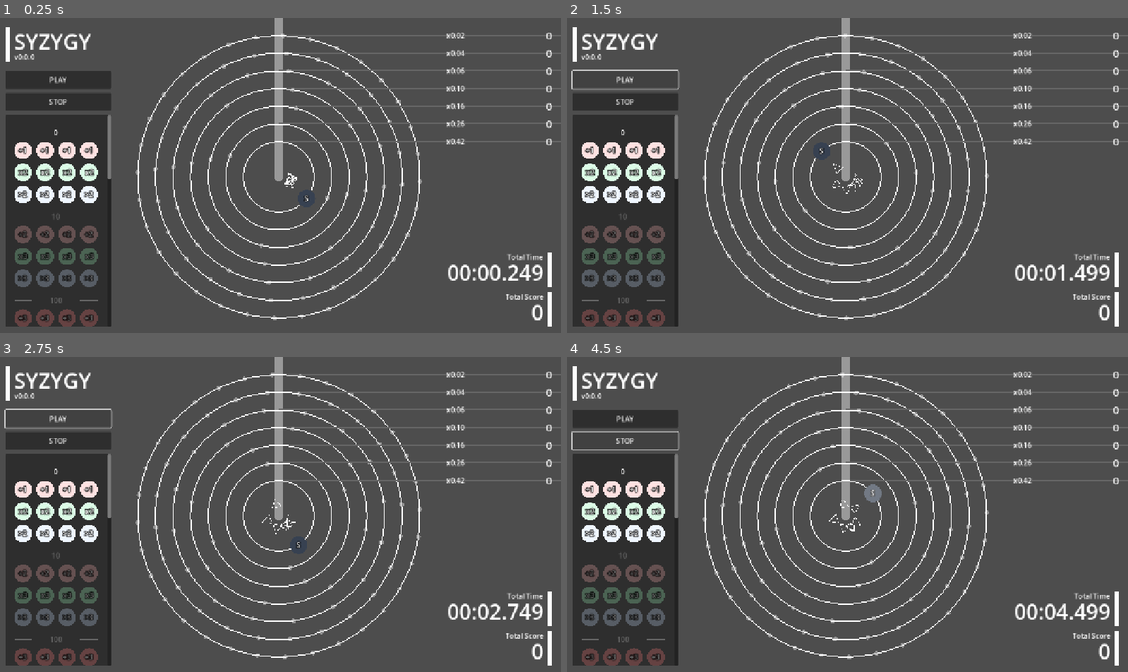
Above: before the commit, frames 1-4 (two rows, left to right).
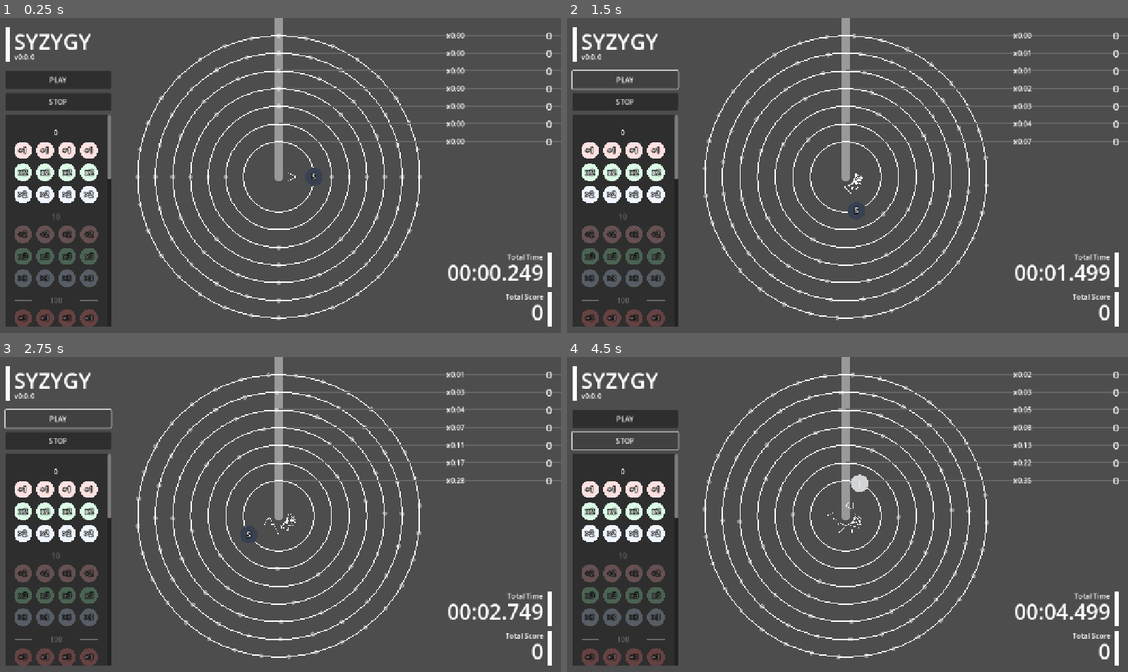
Above: after the commit, the same moments.

Repository: kamikoloss/syzygy
Game: Godot game, scene res://scenes/main.tscn
Two runs of this game, one before a commit and one after it. Both use one fixed random seed, a clock stepped at 60 frames per second and the inputs below.
Inputs:
- Up to frame 1 (0.25 s): no input
- Up to frame 2 (1.5 s): click "STOP" at 0.5 s; click "PLAY" at 1.25 s
- Up to frame 3 (2.75 s): click "PLAY" at 2 s
- Up to frame 4 (4.5 s): click "STOP" at 2.75 s; click "PLAY" at 3.5 s; click "STOP" at 4.25 s

The runs differ from the first frame. In frame 1, 1.2% of the frame differs, in the area x 24-83%, y 4-96%; in frame 2, 0.9%; in frame 3, 1.3%; in frame 4, 1.4%.

Commit message:
update Rail to start/stop rotate

Diff:
--- a/scenes/main.gd
+++ b/scenes/main.gd
@@ -3,8 +3,7 @@
 const PLAY_STOP_DURATION = 0.2
 const SCORE_CHANGE_DURATION = 1.0
 
-@export var objects_parent: Control
-
+@export var _rails_parent: Control
 @export var _chip_storages_parent: Control
 
 @export var _rail_scene: PackedScene
@@ -68,7 +67,7 @@
 func _process(delta: float) -> void:
     # Rail
     var rail_index := 0
-    for node in objects_parent.get_children():
+    for node in _rails_parent.get_children():
         if node is Rail:
             var label: Label = _label_line_speed_parent.get_child(rail_index)
             label.text = "x%1.2f" % [node.rotate_speed]
@@ -86,9 +85,16 @@
     elif chip.type in Data.CHIP_TYPES_ADD:
         var new_score = stack_scores[chip.rail_number] + chip.score
         _set_stack_score(chip.rail_number, new_score)
+    elif chip.type in Data.CHIP_TYPES_SPEED:
+        pass
+    elif chip.type in Data.CHIP_TYPES_SPEED_S:
+        pass
     elif chip.type in Data.CHIP_TYPES_TIME:
         var new_score = stack_scores[chip.rail_number] * chip.score
         _set_stack_score(chip.rail_number, new_score)
+    elif chip.type in Data.CHIP_TYPES_TIME_S:
+        stack_scores_sum *= chip.score
+        pass
 
 
 func _on_chip_fallen(chip: Chip) -> void:
@@ -104,12 +110,16 @@
 
 func _on_button_play_pressed() -> void:
     print("[Main] play.")
-    # TODO
+    for node in _rails_parent.get_children():
+        if node is Rail:
+            node.start_rotate()
 
 
 func _on_button_stop_pressed() -> void:
     print("[Main] stop.")
-    # TODO
+    for node in _rails_parent.get_children():
+        if node is Rail:
+            node.stop_rotate()
 
 
 func _set_stack_score(rail_number: int, score: int) -> void:
@@ -141,9 +151,10 @@
         new_rail.position = Vector2(640, 360)
         new_rail.rail_number = rail_number
         new_rail.circle_radius = data[0]
-        new_rail.rotate_speed = data[1]
+        new_rail.rotate_speed_default = data[1]
+        new_rail.rotate_speed = 0.0
         new_rail.holder_count = data[2]
-        objects_parent.add_child(new_rail)
+        _rails_parent.add_child(new_rail)
 
 
 func _init_chip_storages() -> void:
--- a/scenes/main.tscn
+++ b/scenes/main.tscn
@@ -6,11 +6,11 @@
 [ext_resource type="PackedScene" uid="uid://b185sasx51q0n" path="res://scenes/chip.tscn" id="4_jyhfs"]
 [ext_resource type="PackedScene" uid="uid://b72d7egmeg7ro" path="res://scenes/chip_storage.tscn" id="5_tbgi4"]
 
-[node name="Main" type="Control" node_paths=PackedStringArray("objects_parent", "_chip_storages_parent", "_button_play", "_button_stop", "_label_version", "_label_total_score", "_label_total_time", "_label_line_speed_parent", "_label_line_score_parent")]
+[node name="Main" type="Control" node_paths=PackedStringArray("_rails_parent", "_chip_storages_parent", "_button_play", "_button_stop", "_label_version", "_label_total_score", "_label_total_time", "_label_line_speed_parent", "_label_line_score_parent")]
 layout_mode = 3
 anchors_preset = 0
 script = ExtResource("1_ig7tw")
-objects_parent = NodePath("Objects")
+_rails_parent = NodePath("Objects/RailsParent")
 _chip_storages_parent = NodePath("UI/MarginContainerLeft/VBoxContainer/Panel/ScrollContainer/MarginContainer/ChipStorages")
 _rail_scene = ExtResource("2_0xm2m")
 _chip_scene = ExtResource("4_jyhfs")
@@ -34,6 +34,11 @@
 offset_bottom = 360.0
 rotation = 3.14159
 
+[node name="RailsParent" type="Control" parent="Objects"]
+anchors_preset = 0
+offset_right = 40.0
+offset_bottom = 40.0
+
 [node name="UI" type="Control" parent="."]
 anchors_preset = 0
 
--- a/scenes/rail.gd
+++ b/scenes/rail.gd
@@ -2,6 +2,7 @@
 extends Control
 
 const RAIL_NUMBER_SUM = 6
+const START_STOP_DURATION = 1.0
 const LINE_COLOR_PRIMARY := Color(1.0, 1.0, 1.0)
 const LINE_COLOR_SECONDARY := Color(0.4, 0.4, 0.4)
 const LINE_COLOR_STACK := Color(0.2, 0.2, 0.2, 1.0)
@@ -13,10 +14,9 @@
 
 var rail_number := 0
 var circle_radius := 320.0 # px
+var rotate_speed_default := 1.0 # rotates / sec
 var rotate_speed := 1.0 # rotates / sec
 var holder_count := 4
-
-var _tween_rotate: Tween
 
 
 func _ready() -> void:
@@ -25,7 +25,11 @@
     else:
         _init_chip_holders()
 
-    start_rotate()
+
+func _process(delta: float) -> void:
+    chip_holders_parent.rotation_degrees += 360.0 * rotate_speed * delta
+    if 360.0 < chip_holders_parent.rotation_degrees:
+        chip_holders_parent.rotation_degrees -= 360.0
 
 
 func _draw():
@@ -34,15 +38,13 @@
 
 
 func start_rotate() -> void:
-    var duration := 1.0 / rotate_speed
-    _tween_rotate = create_tween()
-    _tween_rotate.set_loops()
-    _tween_rotate.tween_property(chip_holders_parent, "rotation_degrees", 360.0, duration)
-    _tween_rotate.tween_property(chip_holders_parent, "rotation_degrees", 0.0, 0)
+    var tween := create_tween()
+    tween.tween_method(func(v): rotate_speed = v, 0.0, rotate_speed_default, START_STOP_DURATION)
 
 
 func stop_rotate() -> void:
-    pass
+    var tween := create_tween()
+    tween.tween_method(func(v): rotate_speed = v, rotate_speed_default, 0.0, START_STOP_DURATION)
 
 
 func _init_chip_holders() -> void:
